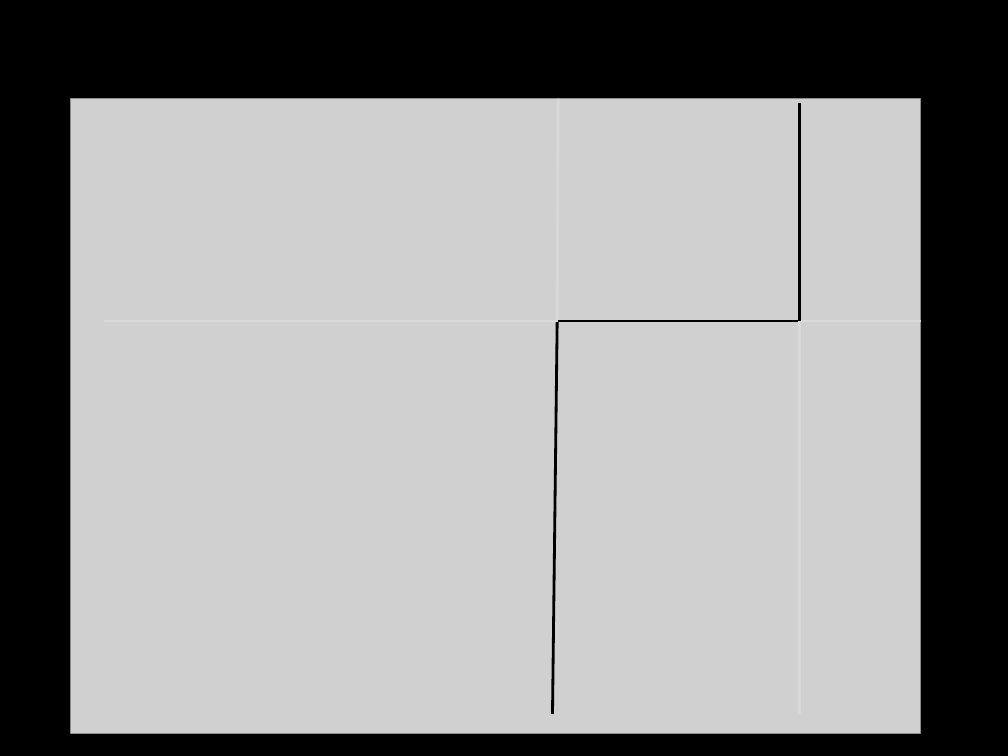
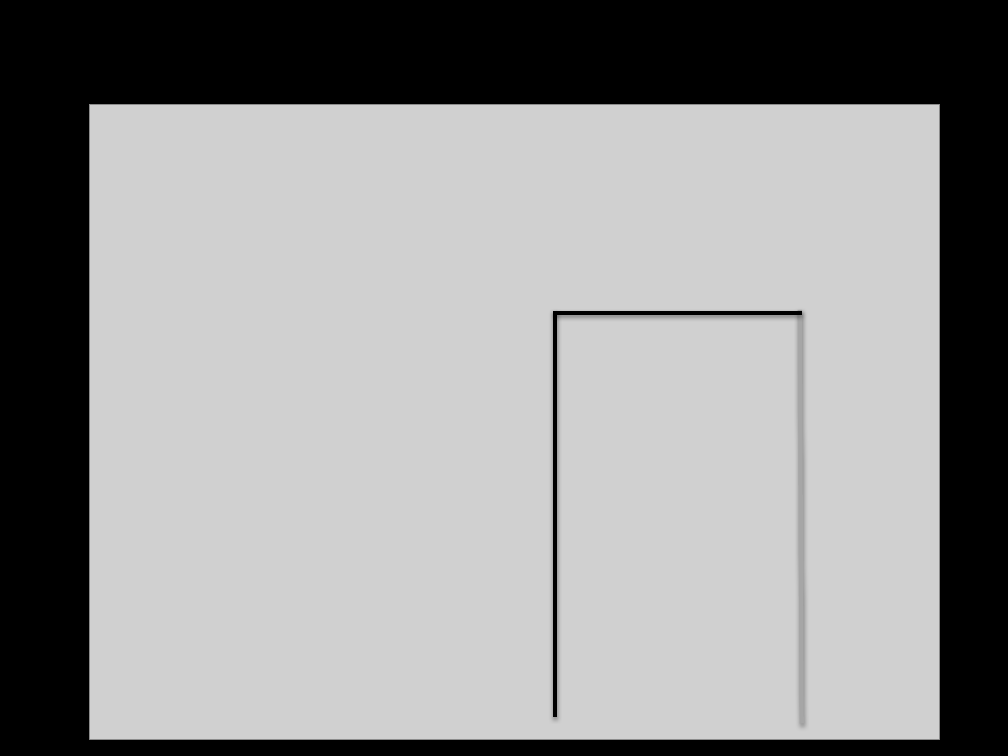
Before and after one commit to LiangLeon/AdaBoostExample, a slide deck: slide 10 of Presentation/Boosting.pptx (slide 9 before the commit). Drawn at 1008x756 pixels with LibreOffice and Linux fonts; fonts in the diff are those of the drawing; grey boxes stand for pictures; background and template pictures are left out. Boxes give left, top, right and bottom in pixels: in the first picture for what was removed or moved away, otherwise in the second. Text is boxed around its words. In the diff, an @@ line names an element or a change of style, - is before the commit and + after.

Commit message:
Update PPT

```diff
--- a/Presentation/Boosting.pptx
+++ b/Presentation/Boosting.pptx
@@ picture: place and size @@
-picture at (71,99,920,734)
+picture at (90,105,939,740)
@@ line removed from (557, 322) to (558, 99) @@
@@ line removed from (800, 103) to (800, 326) @@
@@ line removed from (920, 322) to (104, 322) @@
@@ line moved from (800, 322) - (558, 322) to (554, 312) - (801, 312) @@
@@ line (554, 312) - (801, 312): stroke #000000 2 pt to #000000 3 pt @@
@@ line added from (554, 312) to (802, 312), #000000 3 pt @@
@@ line added from (554, 310) to (554, 717), #000000 3 pt @@
@@ line moved from (552, 714) - (557, 322) to (555, 311) - (555, 718) @@
@@ line (555, 311) - (555, 718): stroke #000000 2 pt to #000000 3 pt @@
@@ line moved from (800, 714) - (800, 322) to (799, 309) - (801, 724) @@
@@ line (799, 309) - (801, 724): stroke #D9D9D9 2 pt to #A6A6A6 3 pt @@
```
Also in this commit, not shown: 11 other slides changed, 4 slides added, 2 slides removed.
